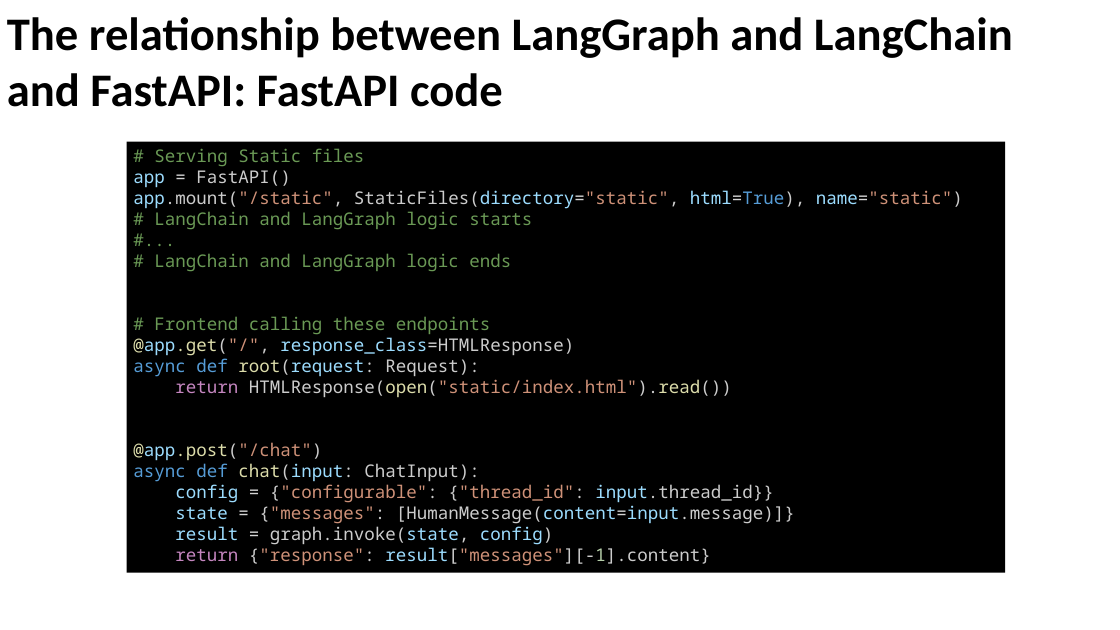
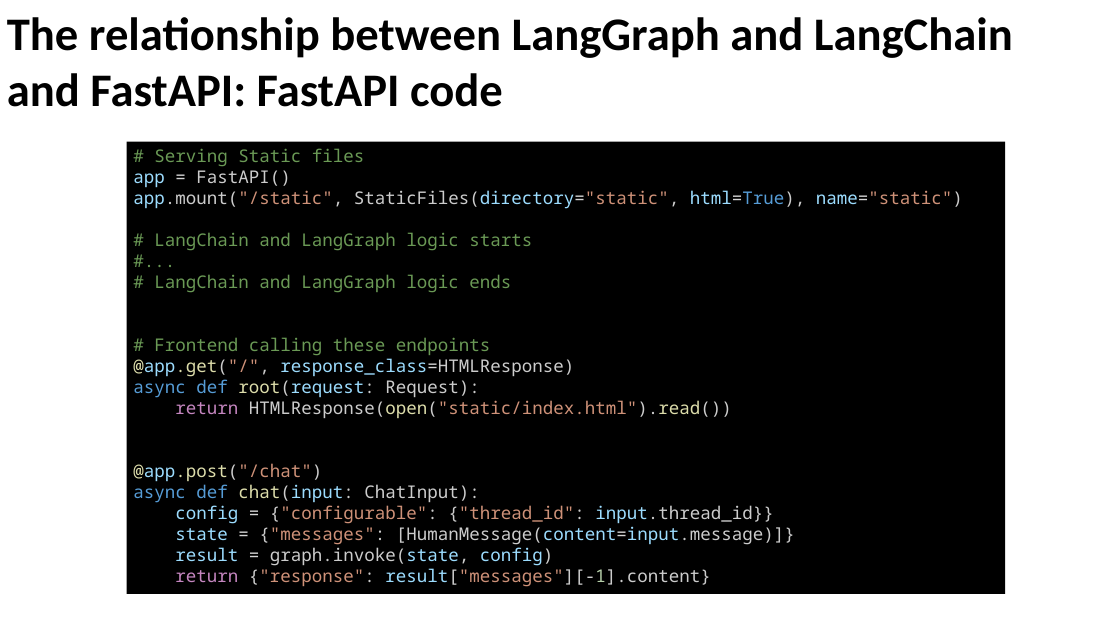
Before and after one commit to enoch-sit/proj01_chatbot_edu, a slide deck: slide 33 of week08/AI Agent Design III LangSmith-and-Evaluation-Frameworks.pptx (slide 28 before the commit). Drawn at 1120x630 pixels with LibreOffice and Linux fonts; fonts in the diff are those of the drawing. Boxes give left, top, right and bottom in pixels: in the first picture for what was removed or moved away, otherwise in the second. Text is boxed around its words. In the diff, an @@ line names an element or a change of style, - is before the commit and + after.

```diff
--- a/week08/AI Agent Design III LangSmith-and-Evaluation-Frameworks.pptx
+++ b/week08/AI Agent Design III LangSmith-and-Evaluation-Frameworks.pptx
@@ rectangle "# Serving Static files": place and size @@
-rectangle "# Serving Static files" at <box>127,141,1005,573</box>
+rectangle "# Serving Static files" at <box>127,141,1005,594</box>
```
Also in this commit, not shown: 2 other slides changed, 10 slides added, 1 slide removed, 3 other files.
